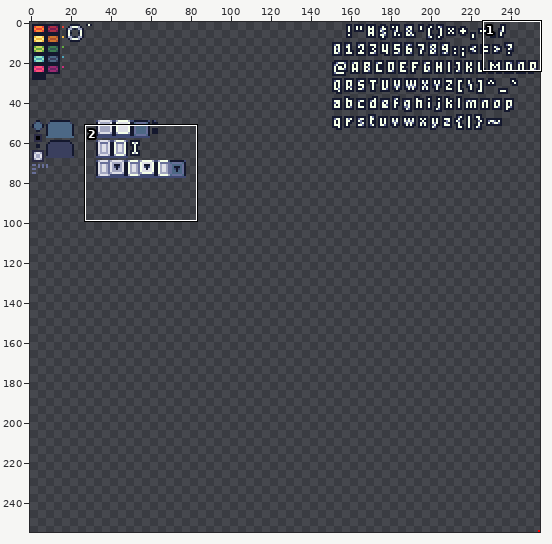
Pixel-art file -- res/spr.aseprite. The first picture is a wide view before the edit; the outline marks the close-up.
Close-up. Before the commit:
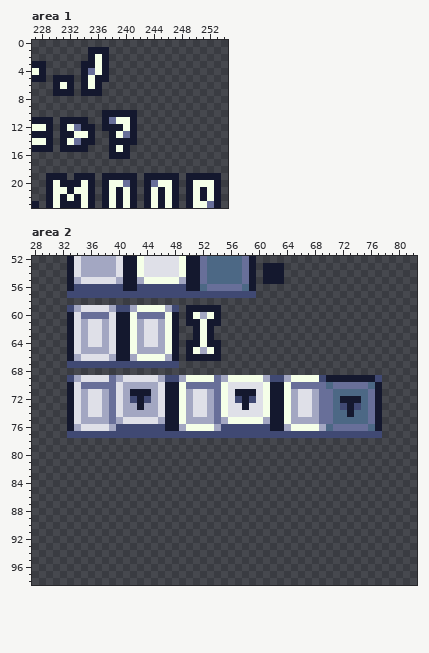
255x255 pixels, 1 frame. Shown: area 1: x 227..254, y 0..23; area 2: x 28..82, y 52..98. The commit also changed other parts of the picture, which this record leaves out.
The same view after the edit:
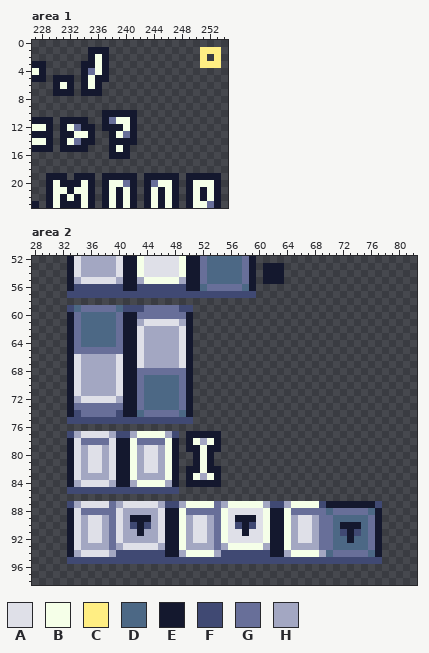
Palette (. is transparent): A #dfe0e8  B #f5ffe8  C #ffee83  D #4c6885  E #14182e  F #404973  G #686f99  H #a3a7c2
From old to new:
Area 1:
y 1: x 251..253 ... -> CCC
y 2: x 251 . -> C; x 253 . -> C
y 3: x 251..253 ... -> CCC
Area 2:
y 59: x 34..40 HAAAAHF -> DGGGGGD; x 42..54 HBBBBHF.EEEEE -> FFGGGGGFF....
y 60: x 34..40 AGGGGAE -> GDDDDDG; x 42 B -> E; x 47..49 BE. -> GGG; x 51..54 BHBE -> ....
y 61: x 34..40 AHAAHAE -> GDDDDDG; x 42 B -> E; x 46..49 HBE. -> AAAH; x 51..54 EBEE -> ....
y 62..63: x 34..40 AHAAHAE -> GDDDDDG; x 42..45 BHAA -> EAHH; x 47..53 BE..EBE -> HHAE...
y 64: x 34..40 AHAAHAE -> GDDDDDG; x 42..45 BHAA -> EAHH; x 47..49 BE. -> HHA; x 51..54 EBEE -> ....
y 65: x 34..40 AHHHHAE -> GGGGGGG; x 42..43 BH -> EA; x 47..49 BE. -> HHA; x 51..54 BHBE -> ....
y 66: x 34..38 HAAAA -> AHHHH; x 40 E -> A; x 42..46 HBBBB -> EAHHH; x 48..49 E. -> HA; x 51..54 EEEE -> ....
y 67: x 33..50 FFFFFFFFFFFFFFFF.. -> EAHHHHHAEEAHHHHHAE
y 68: x 33..50 .................. -> EAHHHHHAEEGGGGGGGE
y 69: x 33..77 FHAAAAGHAAAAAHFFHBBBBGHBBBBBHFFHBBBBFEEEEEEEF -> EAHHHHHAEEGDDDDDGE...........................
y 70: x 35..39 GGGGG -> HHHHH; x 41..77 HHHHHAEEBGGGGGBAAAAABEEBGGGGGDGGGGGDE -> EEGDDDDDGE...........................
y 71: x 36..37 AA -> HH; x 39 G -> H; x 41 H -> E; x 43..77 EEHAEEBHAAHGBAEEEABEEBHAAHGGDDDDDGE -> GDDDDDGE...........................
y 72: x 34..35 AH -> HA; x 38..77 HGAHFEFHAEEBHAAHGBAFEFABEEBHAAHGGDEEEDGE -> AAHEEGDDDDDGE...........................
y 73: x 34..38 AHAAH -> GGGGG; x 40..77 AHHEHHAEEBHAAHGBAAEAABEEBHAAHGGDFEFDGE -> GEEGDDDDDGE...........................
y 74: x 34..38 AHAAH -> FGGGG; x 40..77 AHHHHHAEEBHAAHGBAAAAABEEBHAAHGGDDEDDGE -> FEEDGGGGGDE...........................
y 75: x 33..77 EAHHHHGHAAAAAHEEBHHHHGHBBBBBHEEBHHHHGGDDDDDGE -> FFFFFFFFFFFFFFFFFF...........................
y 76: x 33..77 EHAAAAHFFFFFFFEEHBBBBHFFFFFFFEEHBBBBHDGGGGGDE -> .............................................
y 77: x 34..39 FFFFFF -> HAAAAH; x 42..47 FFFFFF -> HBBBBH; x 49..77 FFFFFFFFFFFFFFFFFFFFFFFFFFFFF -> .EEEEE.......................
y 78: x 33..48 ................ -> EAGGGGAEEBGGGGBE; x 50..54 ..... -> EBHBE
y 79: x 33..48 ................ -> EAHAAHAEEBHAAHBE; x 50..54 ..... -> EEBEE
y 80..81: x 33..48 ................ -> EAHAAHAEEBHAAHBE; x 51..53 ... -> EBE
y 82: x 33..48 ................ -> EAHAAHAEEBHAAHBE; x 50..54 ..... -> EEBEE
y 83: x 33..48 ................ -> EAHHHHAEEBHHHHBE; x 50..54 ..... -> EBHBE
y 84: x 33..48 ................ -> EHAAAAHEEHBBBBHE; x 50..54 ..... -> EEEEE
y 85: x 33..48 ................ -> FFFFFFFFFFFFFFFF
y 87: x 33..77 ............................................. -> FHAAAAGHAAAAAHFFHBBBBGHBBBBBHFFHBBBBFEEEEEEEF
y 88: x 33..77 ............................................. -> EAGGGGGAHHHHHAEEBGGGGGBAAAAABEEBGGGGGDGGGGGDE
y 89: x 33..77 ............................................. -> EAHAAHGAHEEEHAEEBHAAHGBAEEEABEEBHAAHGGDDDDDGE
y 90: x 33..77 ............................................. -> EAHAAHGAHFEFHAEEBHAAHGBAFEFABEEBHAAHGGDEEEDGE
y 91: x 33..77 ............................................. -> EAHAAHGAHHEHHAEEBHAAHGBAAEAABEEBHAAHGGDFEFDGE
y 92: x 33..77 ............................................. -> EAHAAHGAHHHHHAEEBHAAHGBAAAAABEEBHAAHGGDDEDDGE
y 93: x 33..77 ............................................. -> EAHHHHGHAAAAAHEEBHHHHGHBBBBBHEEBHHHHGGDDDDDGE
y 94: x 33..77 ............................................. -> EHAAAAHFFFFFFFEEHBBBBHFFFFFFFEEHBBBBHDGGGGGDE
y 95: x 33..77 ............................................. -> FFFFFFFFFFFFFFFFFFFFFFFFFFFFFFFFFFFFFFFFFFFFF
Changed places in both close-ups, as pixel boxes (x1, y1, x2, y2):
added: (200, 47, 221, 68)
changed: (67, 305, 382, 564)
